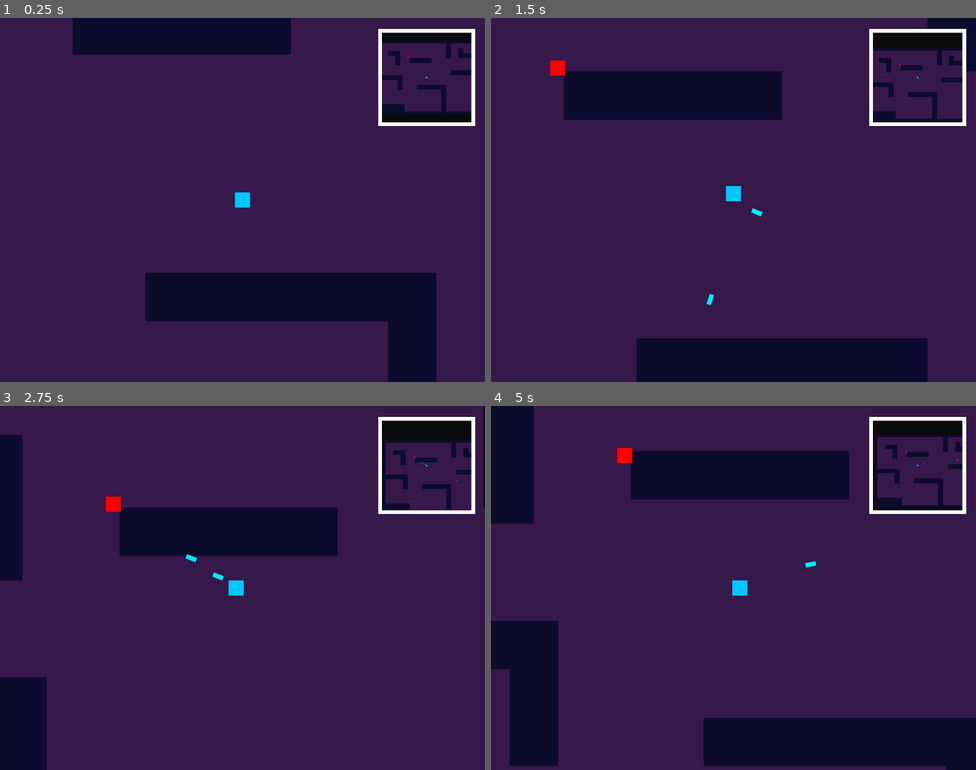
Above: before the commit, frames 1-4 (two rows, left to right).
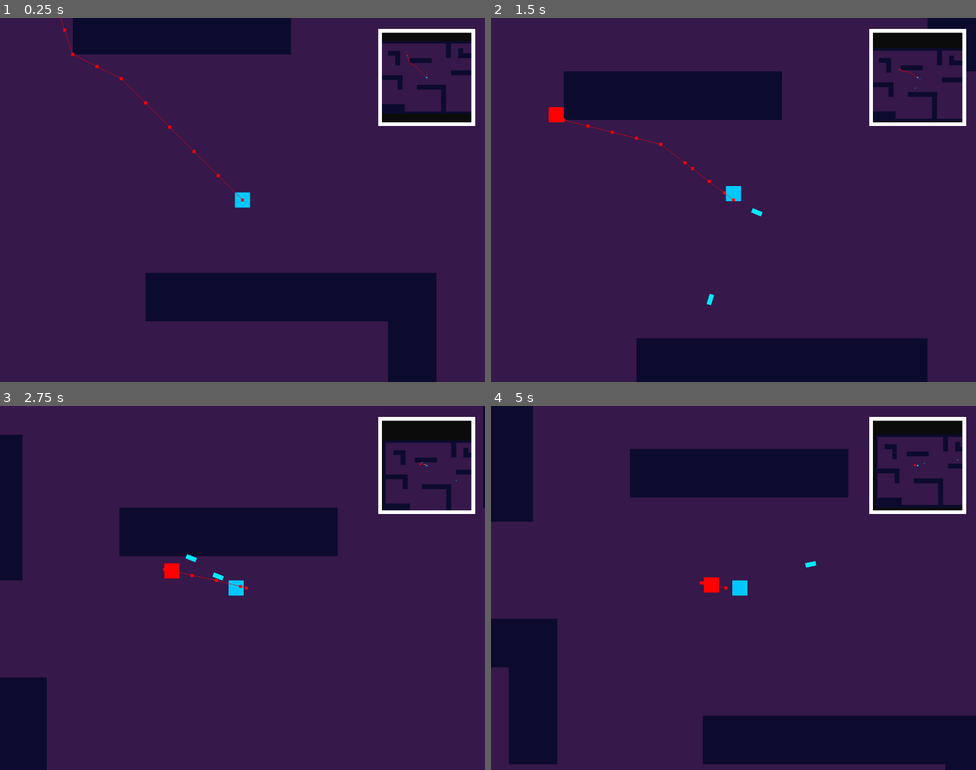
Above: after the commit, the same moments.

Repository: Chebrbober/Geometric-Bullet
Game: Godot game, scene res://stages/game/arena.tscn
The game is run twice, just before and just after one commit, with the same random seed, the same clock (stepped at 60 frames per second) and the same inputs.
Inputs (mouse positions are in pixels of both pictures, inside the frame that each line leads up to):
- Up to frame 1 (0.25 s): no input
- Up to frame 2 (1.5 s): tap Enter at 0.5 s; move the mouse to (709, 272) at 0.52 s; press the mouse at (709, 272) at 0.53 s; hold W (move_up) from 0.53 s (still down); move the mouse to (879, 254) at 1.27 s; release the mouse at (879, 254) at 1.28 s; click (879, 254) at 1.35 s
- Up to frame 3 (2.75 s): move the mouse to (97, 533) at 2.02 s; release W (move_up) at 2.03 s; press the mouse at (97, 533) at 2.03 s; hold A (move_left) from 2.03 s (still down)
- Up to frame 4 (5 s): move the mouse to (757, 588) at 2.77 s; release the mouse at (757, 588) at 2.78 s; click (757, 588) at 2.85 s; move the mouse to (660, 497) at 3.52 s; release A (move_left) at 3.53 s; press the mouse at (660, 497) at 3.53 s; hold S (move_down) 3.53-4.28 s; move the mouse to (840, 569) at 4.27 s; release the mouse at (840, 569) at 4.28 s; hold Right (move_right) from 4.28 s (still down); click (840, 569) at 4.35 s

The runs differ from the first frame. In frame 1, 0.1% of the frame differs, in the area x 12-88%, y 0-51%; in frame 2, 0.4%; in frame 3, 0.3%; in frame 4, 1.8%, in the area x 0-100%, y 0-100%.

Commit message:
Working pathfinding

Diff:
--- a/entities/enemies/cube_enemy/cube_enemy.gd
+++ b/entities/enemies/cube_enemy/cube_enemy.gd
@@ -1,9 +1,18 @@
 class_name CubeEnemy
 extends Entity
 
+@onready var nav_agent: NavigationAgent2D = $NavigationAgent2D
+
 func _physics_process(delta: float) -> void:
-    if NodeSpawner.player != null:
-        var direction = global_position.direction_to(NodeSpawner.player.global_position)
-        velocity = direction * speed
+	var direction = to_local(nav_agent.get_next_path_position()).normalized()
+	if NodeSpawner.player != null:
+		velocity = direction * speed
 
-    move_and_collide(velocity * delta)
+	move_and_slide()
+
+func makepath() -> void:
+	if NodeSpawner.player != null:
+		nav_agent.target_position = NodeSpawner.player.global_position
+
+func _on_timer_timeout() -> void:
+	makepath()
--- a/entities/enemies/cube_enemy/cube_enemy.tscn
+++ b/entities/enemies/cube_enemy/cube_enemy.tscn
@@ -2,12 +2,16 @@
 
 [ext_resource type="Script" uid="uid://dvy3skbq6v76n" path="res://entities/enemies/cube_enemy/cube_enemy.gd" id="1_0i51t"]
 
-[sub_resource type="RectangleShape2D" id="RectangleShape2D_4j8wq"]
-size = Vector2(16, 16)
+[sub_resource type="CircleShape2D" id="CircleShape2D_0i51t"]
 
 [node name="CubeEnemy" type="CharacterBody2D" unique_id=1154238197 groups=["enemies"]]
 collision_layer = 2
 collision_mask = 15
+motion_mode = 1
+wall_min_slide_angle = 0.0
+floor_stop_on_slope = false
+floor_block_on_wall = false
+floor_max_angle = 1.6074482
 script = ExtResource("1_0i51t")
 speed = 75.0
 hp = 10
@@ -17,6 +21,15 @@
 polygon = PackedVector2Array(-10, -10, -10, 10, 10, 10, 10, -10)
 
 [node name="CollisionShape2D" type="CollisionShape2D" parent="." unique_id=1088213133]
-shape = SubResource("RectangleShape2D_4j8wq")
+shape = SubResource("CircleShape2D_0i51t")
 
 [node name="ReloadSpeedTimer" type="Timer" parent="." unique_id=689147934]
+
+[node name="NavigationAgent2D" type="NavigationAgent2D" parent="." unique_id=1867525500]
+debug_enabled = true
+
+[node name="Timer" type="Timer" parent="." unique_id=106729751]
+wait_time = 0.2
+autostart = true
+
+[connection signal="timeout" from="Timer" to="." method="_on_timer_timeout"]
--- a/entities/player/player.tscn
+++ b/entities/player/player.tscn
@@ -8,7 +8,10 @@
 
 [node name="Player" type="CharacterBody2D" unique_id=1593354995]
 top_level = true
-collision_mask = 3
+collision_mask = 7
+motion_mode = 1
+wall_min_slide_angle = 0.0
+floor_max_angle = 1.6126842
 script = ExtResource("1_symyc")
 bullet = ExtResource("2_abrql")
 
--- a/stages/game/arena.tscn
+++ b/stages/game/arena.tscn
@@ -15,6 +15,12 @@
 [sub_resource type="CameraAttributesPhysical" id="CameraAttributesPhysical_0hxrk"]
 auto_exposure_enabled = true
 
+[sub_resource type="NavigationPolygon" id="NavigationPolygon_6gq3l"]
+vertices = PackedVector2Array(16, 16, -16, 16, -16, -16, 16, -16)
+polygons = Array[PackedInt32Array]([PackedInt32Array(0, 1, 2, 3)])
+outlines = Array[PackedVector2Array]([PackedVector2Array(-16, -16, 16, -16, 16, 16, -16, 16)])
+agent_radius = 0.0
+
 [sub_resource type="TileSetAtlasSource" id="TileSetAtlasSource_c2cke"]
 texture = ExtResource("3_dp28g")
 texture_region_size = Vector2i(32, 32)
@@ -29,6 +35,7 @@
 0:0/0/terrains_peering_bit/top_left_corner = 0
 0:0/0/terrains_peering_bit/top_side = 0
 0:0/0/terrains_peering_bit/top_right_corner = 0
+0:0/0/navigation_layer_0/polygon = SubResource("NavigationPolygon_6gq3l")
 1:0/0 = 0
 1:0/0/physics_layer_0/polygon_0/points = PackedVector2Array(-16, -16, 16, -16, 16, 16, -16, 16)
 
@@ -39,6 +46,7 @@
 terrain_set_0/mode = 0
 terrain_set_0/terrain_0/name = "Terrain 0"
 terrain_set_0/terrain_0/color = Color(0.5, 0.34375, 0.25, 1)
+navigation_layer_0/layers = 1
 sources/0 = SubResource("TileSetAtlasSource_c2cke")
 
 [node name="Arena" type="Node2D" unique_id=1772455464]
